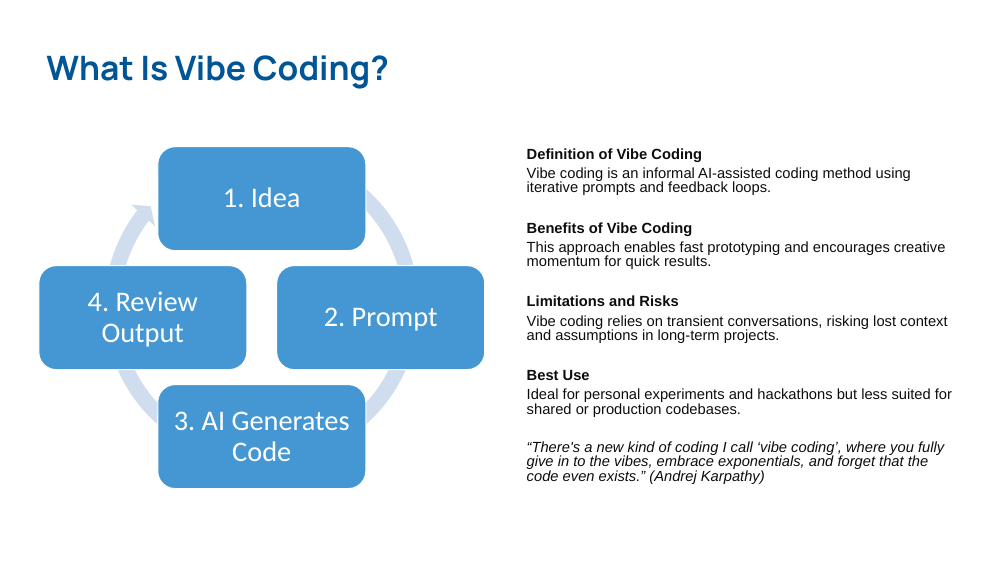
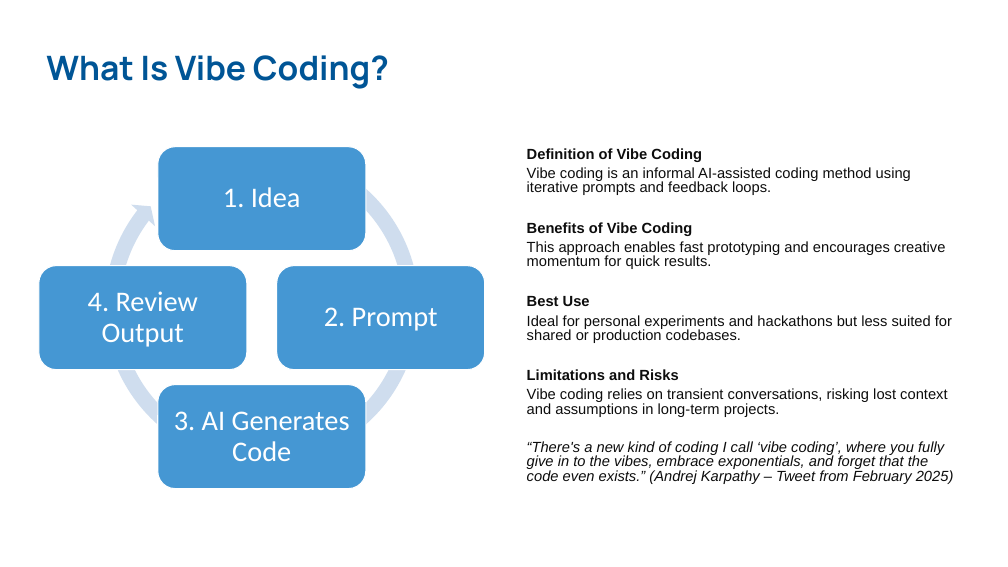
Before and after one commit to improving/ai-sdd-openspec-workshop, a slide deck: slide 5 of presentation/AI-Spec-Driven-Development-for-Devs.pptx. Drawn at 1008x567 pixels with LibreOffice and Linux fonts; fonts in the diff are those of the drawing; background and template pictures are left out. Boxes give left, top, right and bottom in pixels: in the first picture for what was removed or moved away, otherwise in the second. Text is boxed around its words. In the diff, an @@ line names an element or a change of style, - is before the commit and + after.

```diff
--- a/presentation/AI-Spec-Driven-Development-for-Devs.pptx
+++ b/presentation/AI-Spec-Driven-Development-for-Devs.pptx
@@ text at <box>527,296,952,343</box>: paragraphs added @@
+Best Use
+  Ideal for personal experiments and hackathons but less suited for shared or production codebases.
@@ text at <box>527,441,954,484</box>: text changed @@
-Best Use
-  Ideal for personal experiments and hackathons but less suited for shared or production codebases.
-  “There's a new kind of coding I call ‘vibe coding’, where you fully give in to the vibes, embrace exponentials, and forget that the code even exists.” (Andrej Karpathy)
+  “There's a new kind of coding I call ‘vibe coding’, where you fully give in to the vibes, embrace exponentials, and forget that the code even exists.” (Andrej Karpathy – Tweet from February 2025)
```
Also in this commit, not shown: 1 other file.
